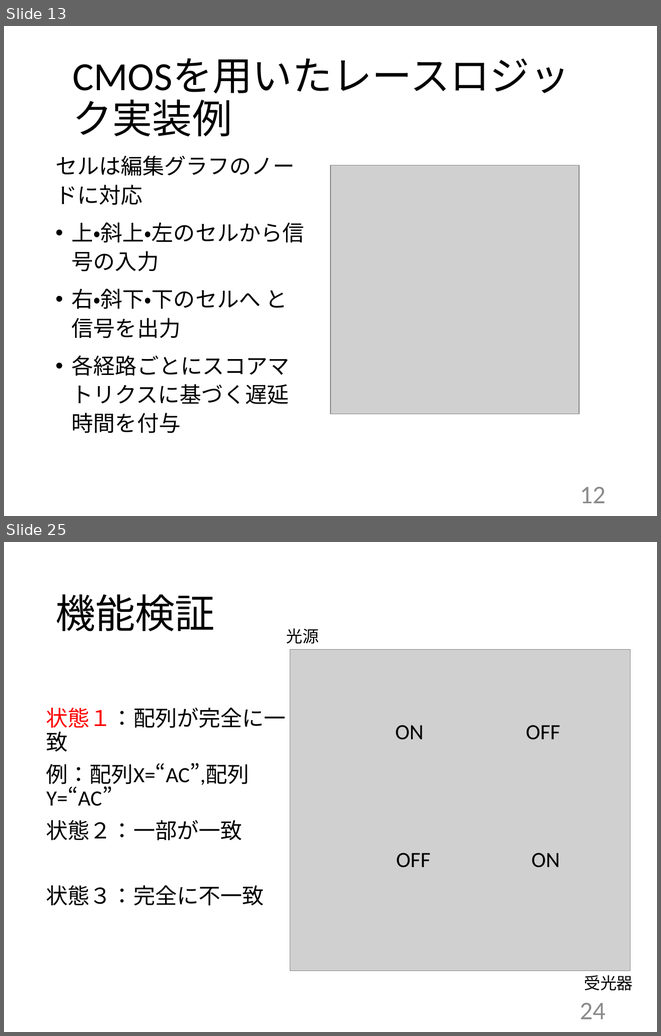
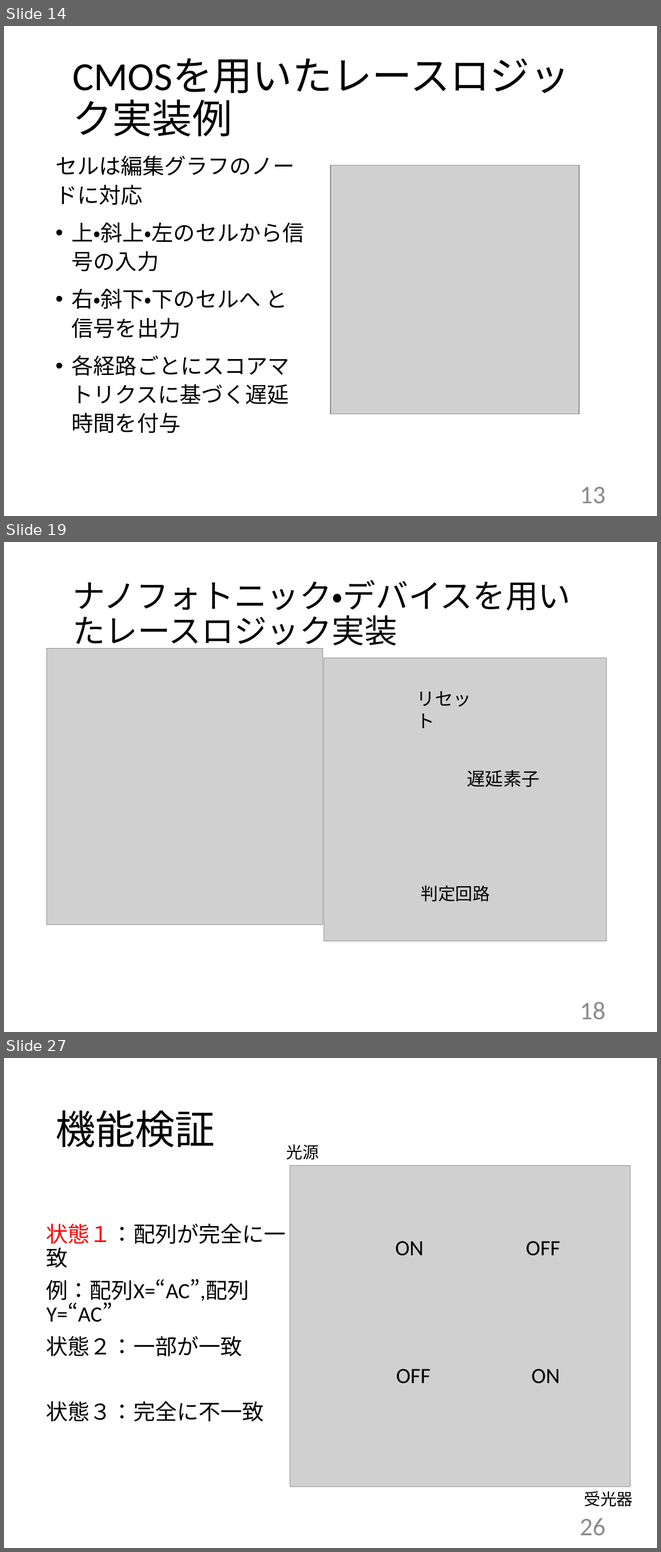
Before and after one commit to ArinanirA/ThesisFY2017M_RinaAsai, a slide deck: 修論発表rina.pptx. Shown one above the other, each under a label of ours: slides 13 and 25 before the commit, slides 14, 19 and 27 after it; the slides between them are not shown. The pictures are 661x1036 and 661x1552 pixels, drawn with LibreOffice and Linux fonts; fonts in the diff are those of the drawing; grey boxes stand for pictures. Boxes give left, top, right and bottom in pixels: in the first picture for what was removed or moved away, otherwise in the second. Text is boxed around its words. In the diff, an @@ line names an element or a change of style, - is before the commit and + after.

```diff
--- a/修論発表rina.pptx
+++ b/修論発表rina.pptx
@@ slide 19 added at box(4, 542, 657, 1032), background #FFFFFF @@
@@ text added at box(72, 580, 571, 651), 36 pt, text #000000 @@
+ナノフォトニック・デバイスを用いたレースロジック実装
@@ picture added at box(47, 649, 323, 925) @@
@@ picture added at box(324, 658, 607, 941) @@
@@ text added at box(417, 691, 471, 728), 20 pt, text #000000 @@
+リセット
@@ picture added at box(491, 723, 527, 765) @@
@@ text added at box(467, 770, 540, 787), 20 pt, text #000000 @@
+遅延素子
@@ picture added at box(518, 806, 556, 848) @@
@@ picture added at box(400, 820, 436, 861) @@
@@ picture added at box(479, 844, 517, 886) @@
@@ text added at box(421, 885, 490, 901), 19 pt, text #000000 @@
+判定回路
@@ page number added at box(580, 1002, 605, 1019), 28 pt, text #8C8C8C @@
+18
@@ what was slide 13 is now slide 14 @@
@@ page number at box(580, 487, 605, 503): text changed @@
-12
+13
@@ what was slide 25 is now slide 27 @@
@@ page number at box(580, 1518, 605, 1535): text changed @@
-24
+26
```
Also in this commit, not shown: 16 slides changed, 10 other slides added, 8 slides removed, 5 other files.
